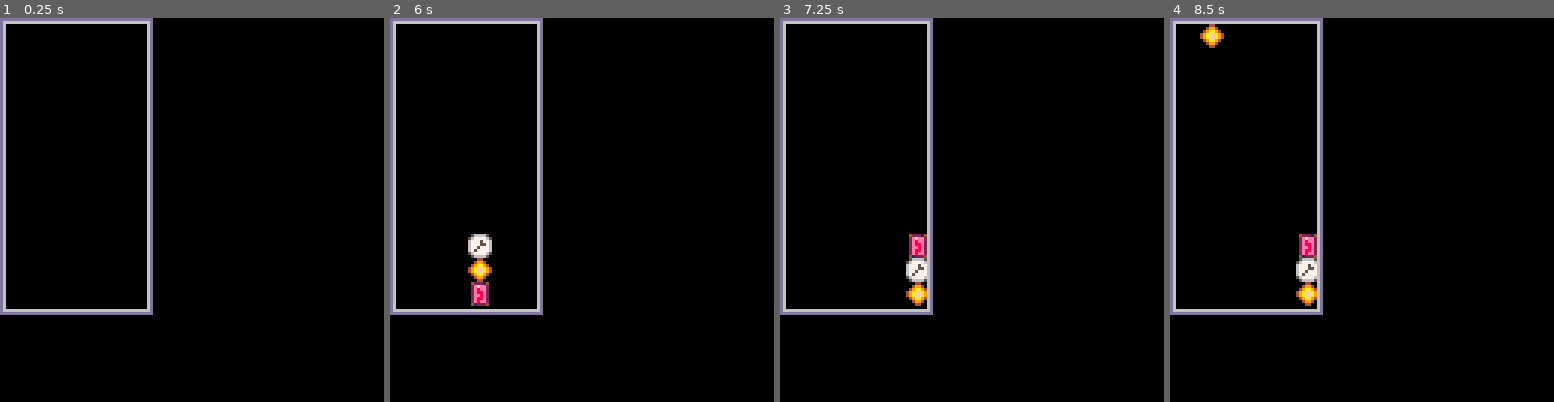
Above: before the commit, frames 1-4 (left to right).
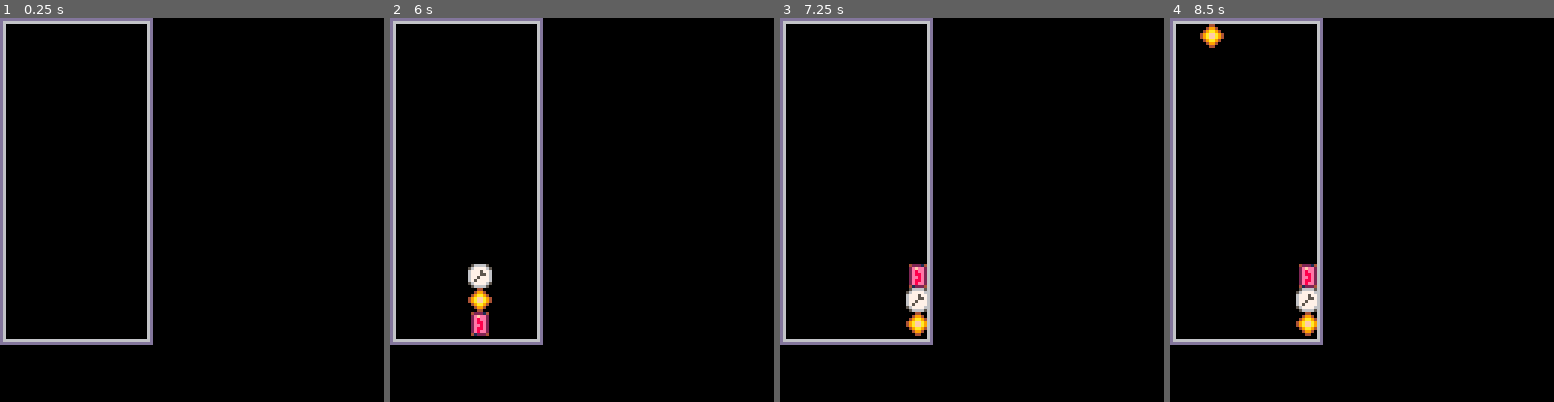
Above: after the commit, the same moments.

Repository: brunopinheiro/pico8_carts
Game: PICO-8 cartridge tagw.p8
Same seed, same stepped clock (60 frames per second), same inputs: the game is played once before the commit and once after it.
Inputs:
- Up to frame 1 (0.25 s): no input
- Up to frame 2 (6 s): tap X (X key) at 0.33, 1.07, 1.85, 2.97, 4.08, 5.2 s; tap O (Z key) at 0.7, 1.7, 2.1, 2.5, 2.9, 3.3, 3.7, 4.1, 4.5, 4.9, 5.3, 5.7 s; hold Right 1.6-2.1 s; hold Up 2.15-2.42 s; hold Right 2.47-3.03 s; hold Left 3.08-3.58 s; hold Down 3.63-3.97 s; hold Right 4.02-4.68 s; hold Up 4.73-5.03 s; hold Left 5.08-5.68 s; hold Down from 5.73 s (still down)
- Up to frame 3 (7.25 s): release Down at 6.03 s; hold Right 6.08-6.58 s; tap O (Z key) at 6.1, 6.5, 6.9 s; tap X (X key) at 6.32 s; hold Right 6.63-7.13 s; hold Up from 7.18 s (still down)
- Up to frame 4 (8.5 s): tap O (Z key) at 7.3, 7.7, 8.1 s; tap X (X key) at 7.43 s; release Up at 7.45 s; hold Right 7.5-8.07 s; hold Left from 8.12 s (still down)

The runs differ from the first frame. In frame 1, 1.4% of the frame differs, in the area x 0-40%, y 75-86%; in frame 2, 2.7%, in the area x 0-40%, y 56-86%; in frame 3, 2.6%; in frame 4, 2.6%.

Commit message:
[tagw] stack components on the board

Diff:
--- a/tagw.p8
+++ b/tagw.p8
@@ -127,25 +127,39 @@
 	local active_triple
 	local glued_components = {}
 
+	function pos_to_coords(x, y)
+		return 'c'..x..'r'..y
+	end
+
+	function contains(x, y)
+		return glued_components[pos_to_coords(x, y)]
+	end
+
+	function collect(index, x, y)
+		glued_components[pos_to_coords(x, y)] = {
+			sprite=active_triple.component(index),
+			x=x,
+			y=y
+		}
+	end
+
 	return {
 		turn_on=function(self)
-			active_triple = factory:produce(self)
-		end,
-
-		bounds=function()
-			return { min_x=2, max_x=42, max_y=72 }
+			active_triple = factory.produce(self)
+		end,
+
+		move_bounds=function(x, y)
+			return {
+				left=(contains(x - 8, y) or x - 8 < 2) and 0 or -8,
+				right=(contains(x + 8, y) or x + 8 > 42) and 0 or 8,
+				bottom=(contains(x, y + 8) or y + 8 > 98) and 0 or 8
+			}
 		end,
 
 		glue=function(self)
 			local pos = active_triple:pos()
-			for i=1, 3 do
-				add(glued_components, {
-					sprite=active_triple:component(i),
-					x=pos.x,
-					y=pos.y + (i-1) * 8
-				})
-			end
-			active_triple = factory:produce(self)
+			for i=1, 3 do collect(i, pos.x, pos.y + (i-1) * 8) end
+			self:turn_on()
 		end,
 
 		update=function()
@@ -154,11 +168,11 @@
 
 		draw=function()
 			try(active_triple, 'draw')
-			for component in all(glued_components) do
+			for _, component in pairs(glued_components) do
 				spr(component.sprite, component.x, component.y)
 			end
-			rect(0, 0, 50, 98, 13)
-			rect(1, 1, 49, 97, 6)
+			rect(0, 0, 50, 108, 13)
+			rect(1, 1, 49, 107, 6)
 		end
 	}
 end
@@ -167,7 +181,7 @@
 
 function new_factory()
 	return {
-		produce=function(self, board)
+		produce=function(board)
 			return new_triple(board, { comp_screw, comp_gear, comp_wire })
 		end
 	}
@@ -189,16 +203,16 @@
 	end
 
 	function move()
-		local bounds = board:bounds()
+		local bounds = board.move_bounds(x, y + 16)
 
 		-- horizontal
-		local hor = btnp(btn_left) and -8 or (btnp(btn_right) and 8 or 0)
-		x = max(bounds.min_x, min(x + hor, bounds.max_x))
+		local hor = btnp(btn_left) and bounds.left or (btnp(btn_right) and bounds.right or 0)
+		x = x + hor
 
 		-- vertical
 		if status == 'fall' then
-			y = min(bounds.max_y, y + 8)
-			status = y < bounds.max_y and 'float' or 'glue'
+			y = y + bounds.bottom
+			status = bounds.bottom ~= 0 and 'float' or 'glue'
 		elseif status == 'float' then
 			delayed(animator, 'fall', { duration=1, callback=function() status = 'fall' end })
 			status = 'idle'
@@ -214,7 +228,7 @@
 	return {
 		pos=function() return {x=x, y=y} end,
 
-		component=function(self, index)
+		component=function(index)
 			return components[index]
 		end,
 
